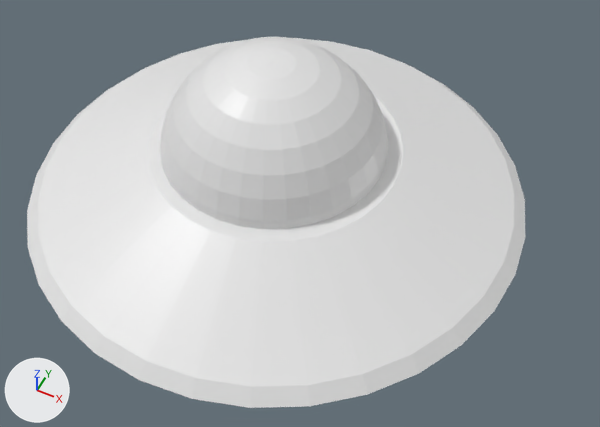
What one commit did to the FBX model Assets/Artes/Artes 3D/ufo.fbx.
Rendered twice from a camera (50 mm lens) standing at (3.87, -8.75, 10.47) and looking at (0.06, -1.12, 0.93). Lighting does not change. The marker at lower left points along +X, +Y and +Z. Where no turn or scale is listed for an object, it has been applied to the vertices.
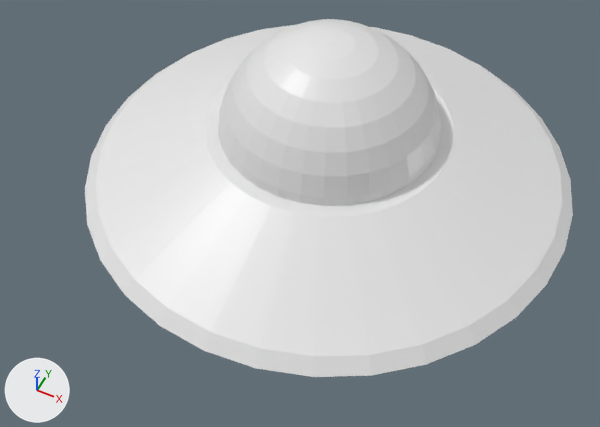
What changed in the scene script:
```text
Change ob_cylinder:
    ob_cylinder.location: (-0.52, -0.76, 0.45) -> (0.0, 0.0, 0.45)
Change ob_sphere:
    ob_sphere.location: (-0.55, -0.76, 1.66) -> (0.0, 0.0, 1.66)
```

What differs and where, as boxes (x1, y1, x2, y2) in the pictures (600 x 427 px):
'Cylinder', moved: before (27, 38, 525, 408); after (85, 25, 573, 377)
'Sphere', moved: before (160, 37, 388, 229); after (218, 19, 441, 206)
